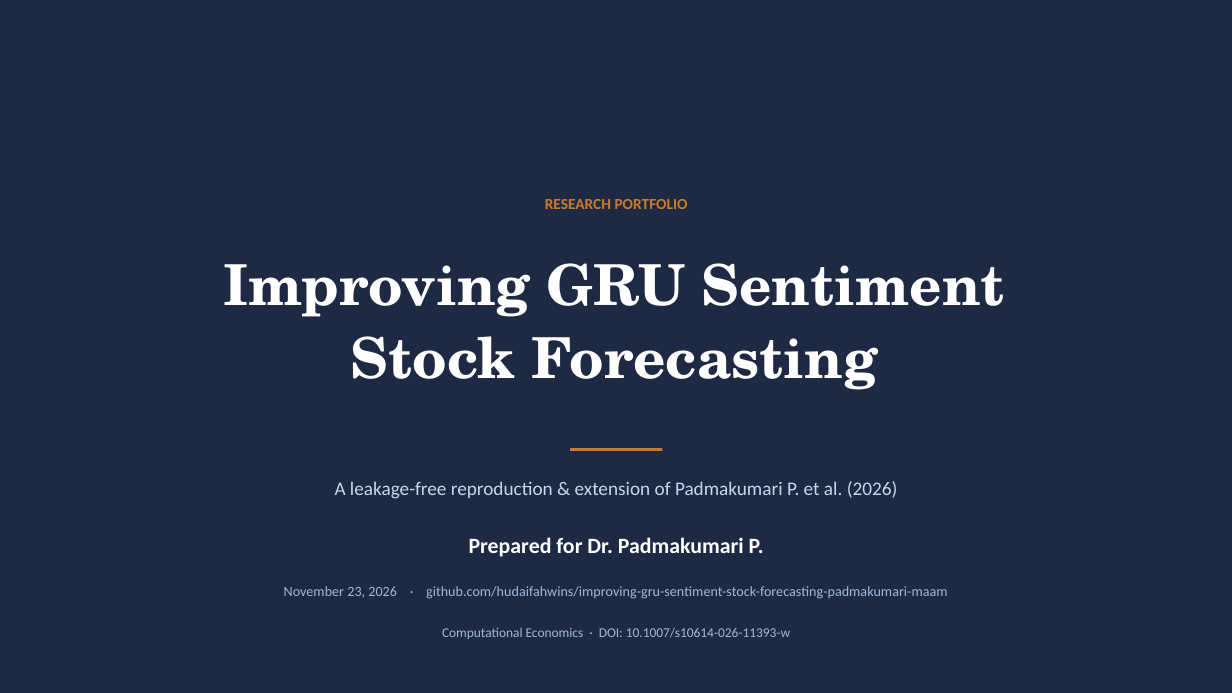
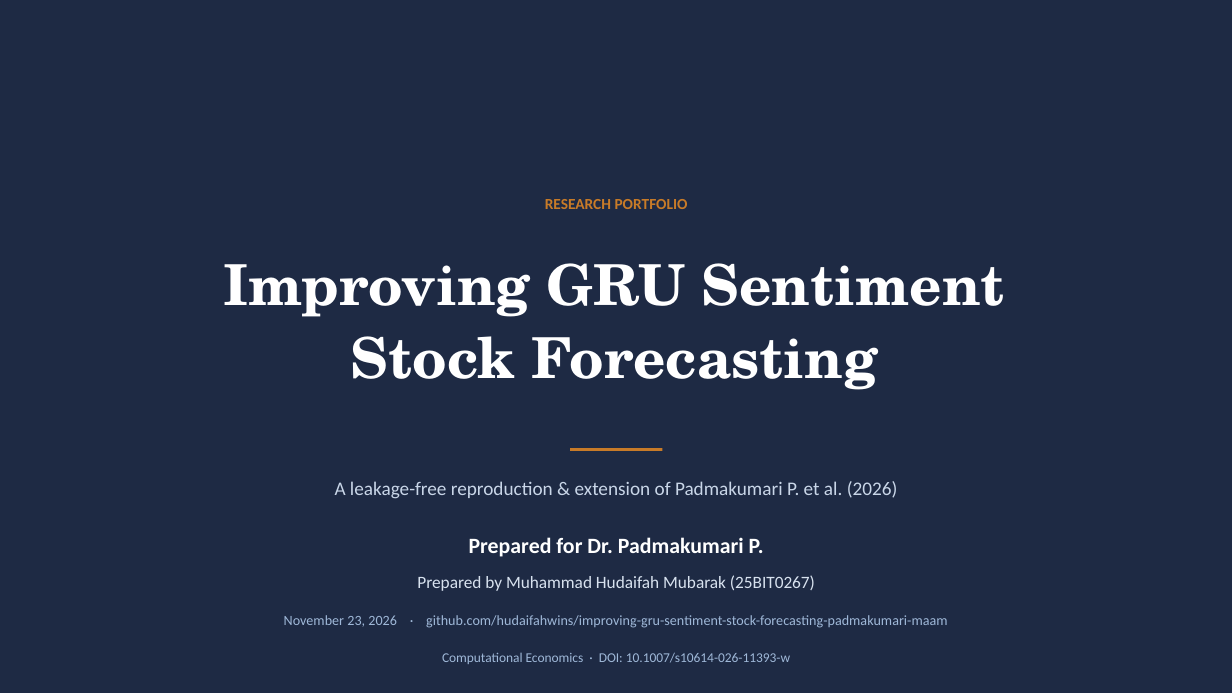
Before and after one commit to hudaifahwins/improving-gru-sentiment-stock-forecasting-padmakumari-maam, a slide deck: slide 1 of PROJECT_PRESENTATION.pptx. Drawn at 1232x693 pixels with LibreOffice and Linux fonts; fonts in the diff are those of the drawing. Boxes give left, top, right and bottom in pixels: in the first picture for what was removed or moved away, otherwise in the second. Text is boxed around its words. In the diff, an @@ line names an element or a change of style, - is before the commit and + after.

Commit message:
docs: add author attribution (Muhammad Hudaifah Mubarak, 25BIT0267)

```diff
--- a/PROJECT_PRESENTATION.pptx
+++ b/PROJECT_PRESENTATION.pptx
@@ text added at [417, 575, 815, 591], 13.5 pt, text #D8E2EF @@
+Prepared by Muhammad Hudaifah Mubarak (25BIT0267)
@@ text "November 23, 2026 · github.com/hudaifahwins/improving-gru-se ...": place and size @@
-text "November 23, 2026 · github.com/hudaifahwins/improving-gru-se ..." at [284, 586, 947, 599]
+text "November 23, 2026 · github.com/hudaifahwins/improving-gru-se ..." at [284, 615, 947, 628]
@@ text "Computational Economics · DOI: 10.1007/s10614-026-11393-w": place and size @@
-text "Computational Economics · DOI: 10.1007/s10614-026-11393-w" at [442, 628, 790, 639]
+text "Computational Economics · DOI: 10.1007/s10614-026-11393-w" at [442, 653, 790, 664]
```
Also in this commit, not shown: 1 other slide changed, 1 other file.
